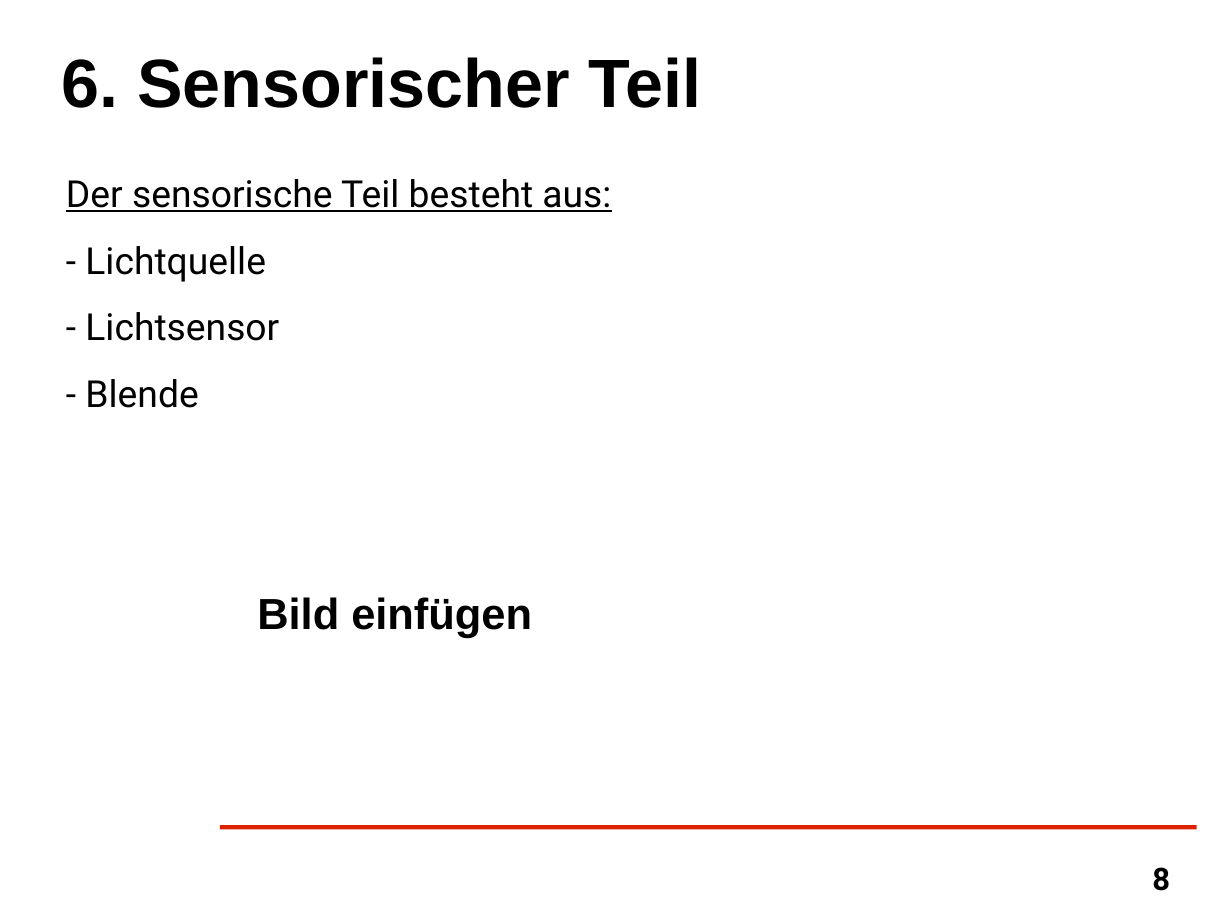
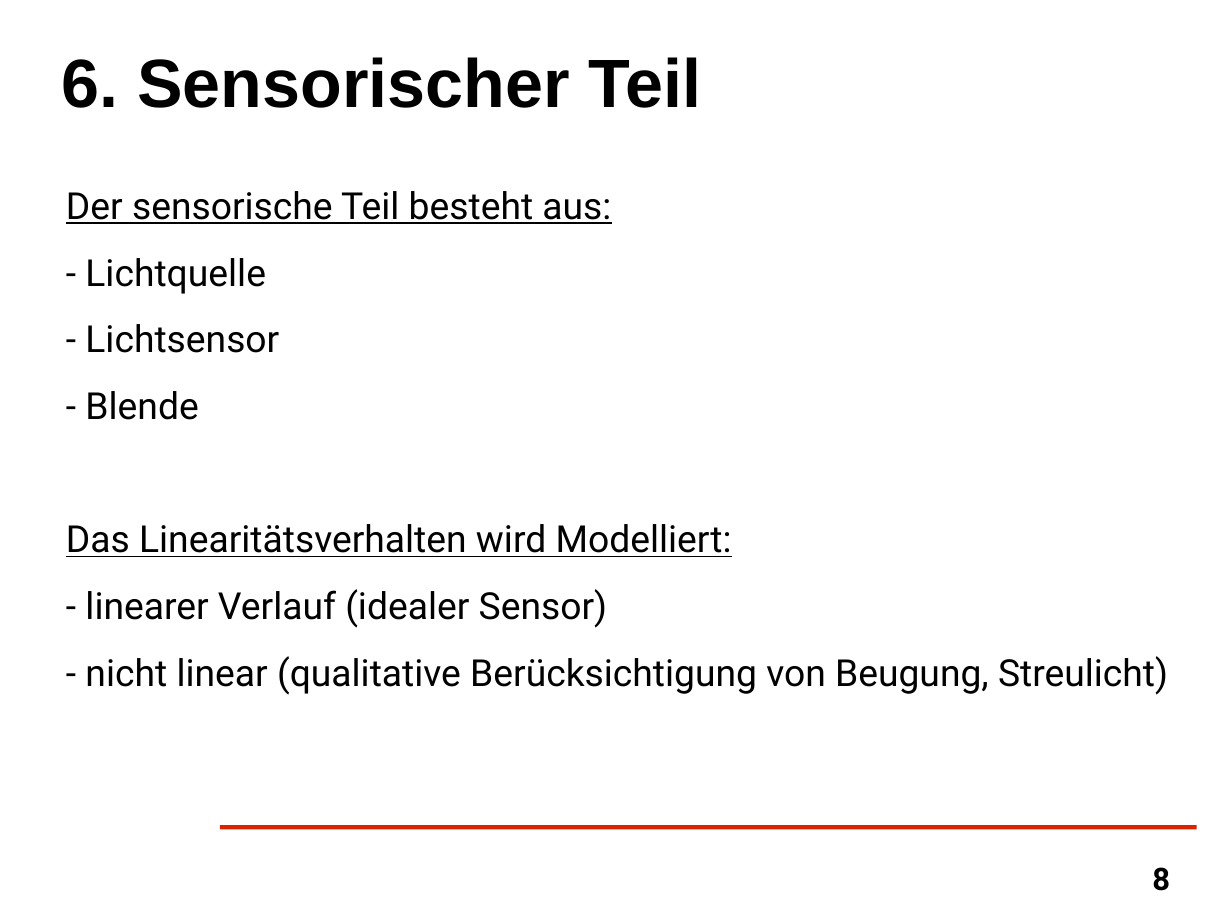
Before and after one commit to kizzm/syt_ss13, a slide deck: slide 8 of Vortrag.odp. Drawn at 1232x924 pixels with LibreOffice and Linux fonts; fonts in the diff are those of the drawing; background and template pictures are left out. Boxes give left, top, right and bottom in pixels: in the first picture for what was removed or moved away, otherwise in the second. Text is boxed around its words. In the diff, an @@ line names an element or a change of style, - is before the commit and + after.

```diff
--- a/Vortrag.odp
+++ b/Vortrag.odp
@@ text at (66, 524, 1168, 695): paragraphs added @@
+Das Linearitätsverhalten wird Modelliert:
+- linearer Verlauf (idealer Sensor)
+- nicht linear (qualitative Berücksichtigung von Beugung, Streulicht)
@@ text removed at (257, 597, 532, 638) @@
-Bild einfügen
```
Also in this commit, not shown: 6 other slides changed, 2 slides added, 3 slides removed, 10 other files.
